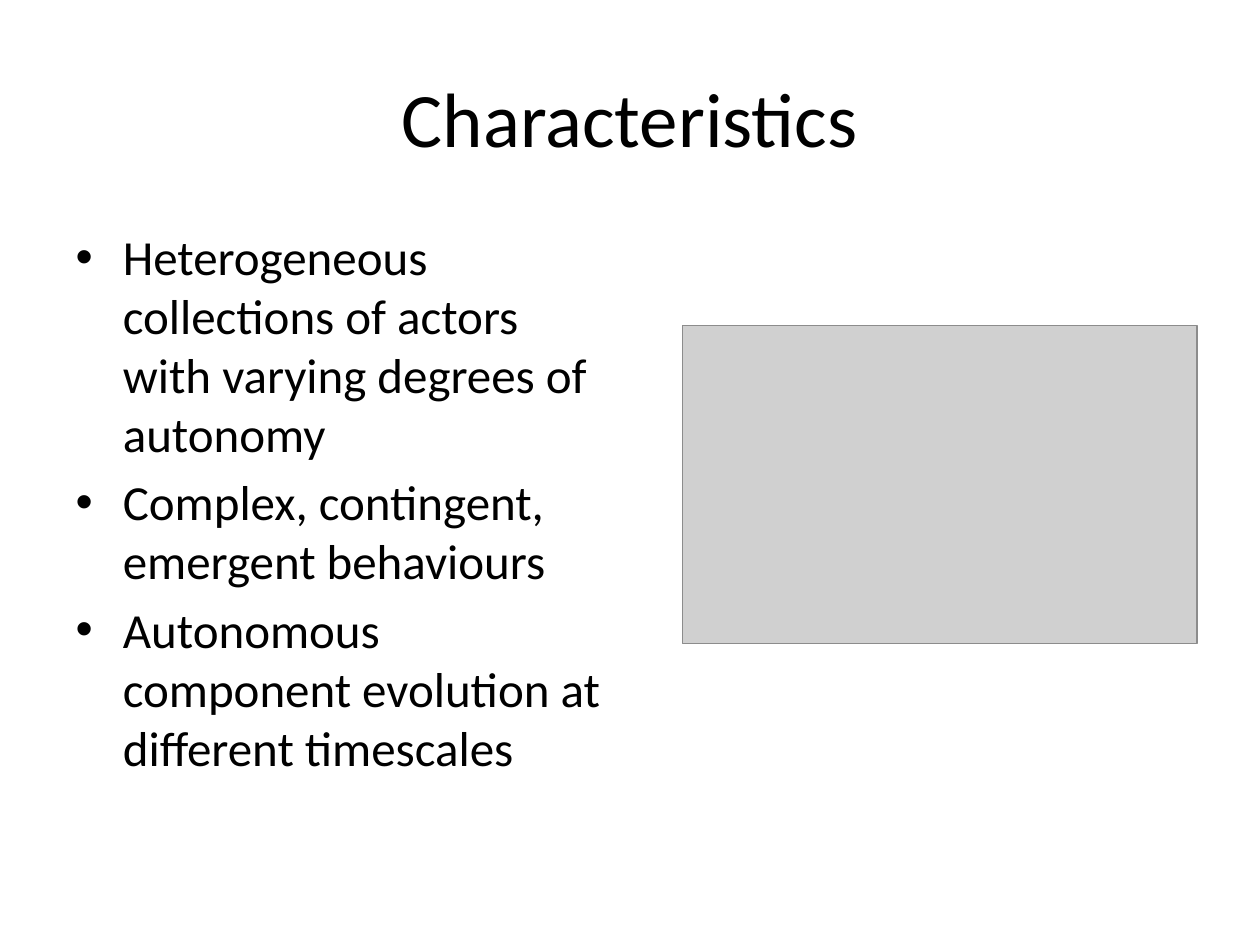
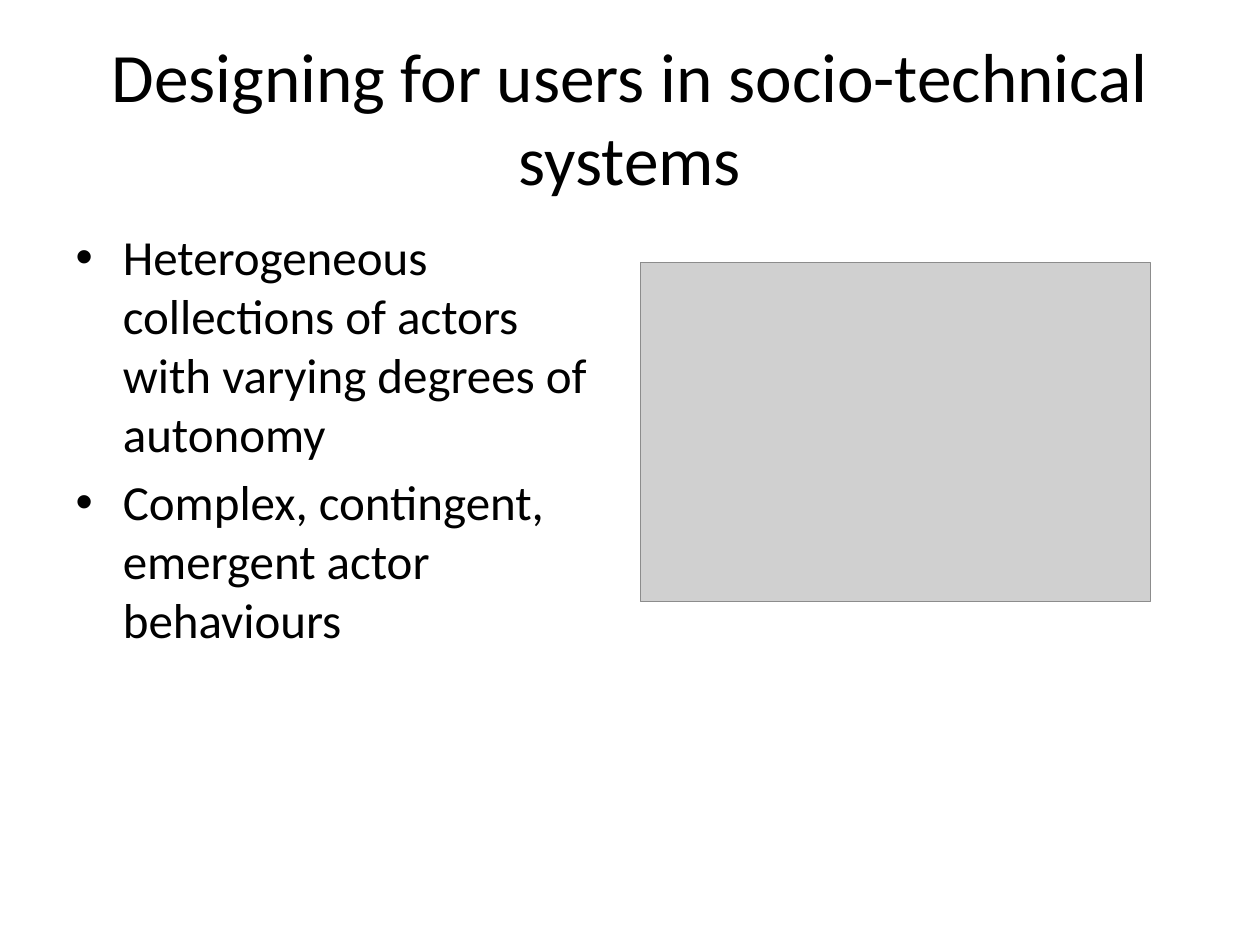
Before and after one commit to probablytom/fuzzi-moss-paper, a slide deck: slide 2 of Presentation.pptx (slide 4 before the commit). Drawn at 1260x945 pixels with LibreOffice and Linux fonts; fonts in the diff are those of the drawing; grey boxes stand for pictures. Boxes give left, top, right and bottom in pixels: in the first picture for what was removed or moved away, otherwise in the second. Text is boxed around its words. In the diff, an @@ line names an element or a change of style, - is before the commit and + after.

```diff
--- a/Presentation.pptx
+++ b/Presentation.pptx
@@ title at <box>112,54,1147,197</box>: text changed; size 44 to 39.6 pt @@
-Characteristics
+Designing for users in socio-technical systems
@@ picture: place and size @@
-picture at <box>683,325,1197,644</box>
+picture at <box>640,262,1150,601</box>
@@ text at <box>123,486,544,639</box>: text changed @@
-• Complex, contingent, emergent behaviours
-• Autonomous component evolution at different timescales
+• Complex, contingent, emergent actor behaviours
```
Also in this commit, not shown: 10 other slides changed, 3 slides added, 17 slides removed.
